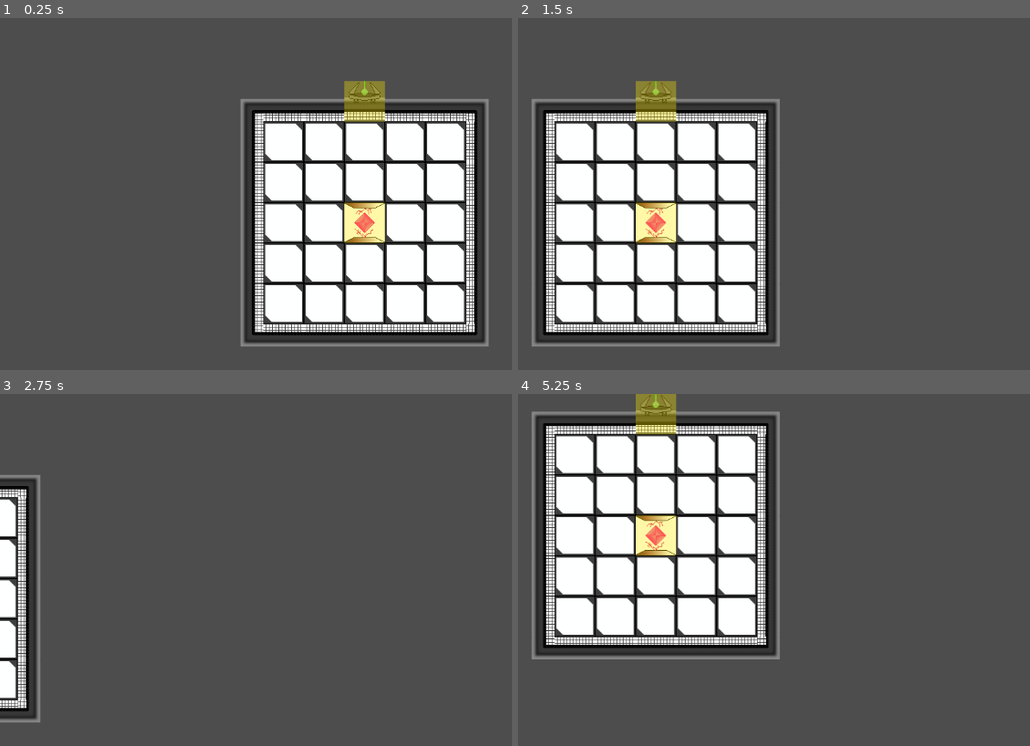
Above: before the commit, frames 1-4 (two rows, left to right).
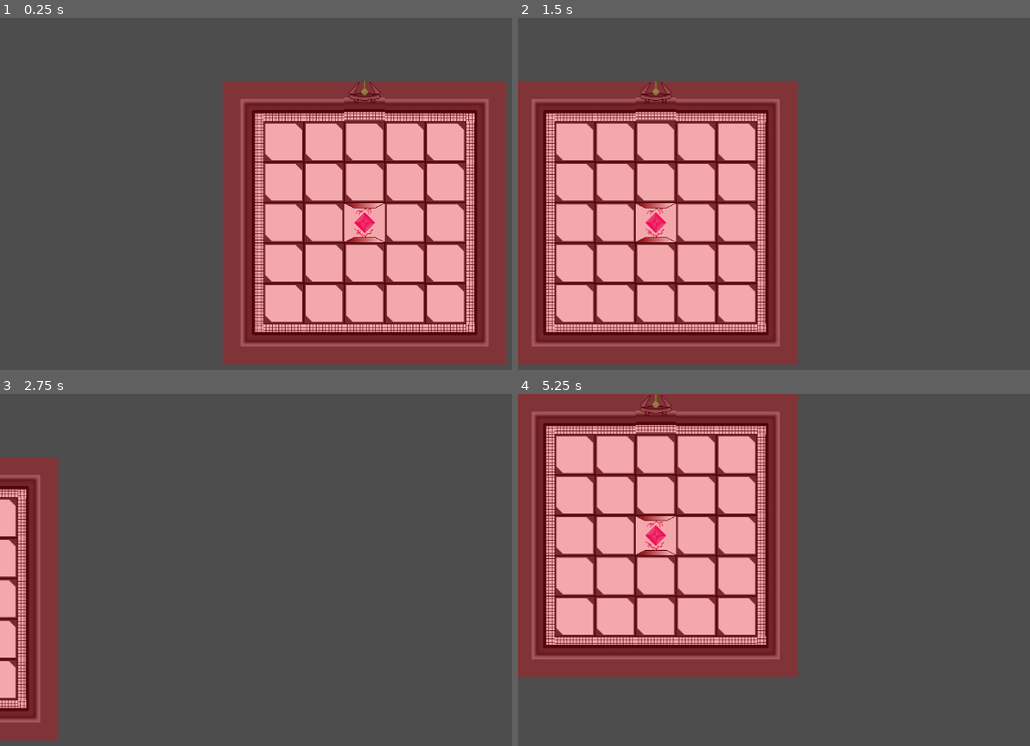
Above: after the commit, the same moments.

Repository: ssustrich/SpaceColonyStarter
Game: Godot game, scene res://art/tiles/main.tscn
Two runs of this game, one before a commit and one after it. Both use one fixed random seed, a clock stepped at 60 frames per second and the inputs below. The engine's default icon, where the game draws it, is replaced by a stand-in: a white triangle on a blue panel in a dark square.
Inputs (mouse positions are in pixels of both pictures, inside the frame that each line leads up to):
- Up to frame 1 (0.25 s): no input
- Up to frame 2 (1.5 s): tap Enter at 0.5 s; move the mouse to (outside the picture) at 0.52 s; hold Right (ui_right) 0.53-1.25 s; hold B (toggle_build) 0.53-1.25 s; click (outside the picture) at 0.67 s; drag from (738, 243) to (845, 303) at 1.27 s
- Up to frame 3 (2.75 s): tap Space at 2 s; move the mouse to (435, 510) at 2.02 s; hold Right (ui_right) from 2.03 s (still down); hold H (toggle_hull_expand) from 2.03 s (still down)
- Up to frame 4 (5.25 s): release Right (ui_right) at 2.75 s; release H (toggle_hull_expand) at 2.75 s; drag from (845, 679) to (661, 538) at 2.77 s; tap Enter at 3.5 s; move the mouse to (outside the picture) at 3.52 s; hold Left (ui_left) 3.53-4.25 s; hold D (toggle_drill_place) 3.53-4.25 s; drag from (661, 538) to (774, 496) at 4.27 s; tap Space at 5 s; move the mouse to (917, 598) at 5.02 s; hold Down (ui_down) from 5.03 s (still down); hold B (toggle_build) from 5.03 s (still down); click (917, 598) at 5.17 s

The runs differ from the first frame. In frame 1, 45% of the frame differs, in the area x 43-99%, y 17-99%; in frame 2, 44%; in frame 3, 9.2%; in frame 4, 44%.
Error in both runs: Invalid type in function '_set_layer_cell' in base 'Node (GlobalUtils.gd)'. Cannot convert argument 4 from Array to Vector2i. (res://scripts/managers/construct…

Commit message:
Ensure starter modules register with resource manager

Diff:
--- a/scripts/managers/construction_manager.gd
+++ b/scripts/managers/construction_manager.gd
@@ -100,21 +100,21 @@
 			existing_index = i
 			break
 
-		var new_module = {
-				"type": type,
-				"pos": tile_pos,
-				"layer": data.layer
-		}
+	var new_module = {
+		"type": type,
+		"pos": tile_pos,
+		"layer": data.layer
+	}
 
-		if existing_index != -1:
-				main.built_modules[existing_index] = new_module
-		else:
-				main.built_modules.append(new_module)
+	if existing_index != -1:
+		main.built_modules[existing_index] = new_module
+	else:
+		main.built_modules.append(new_module)
 
-		if main.zone_manager:
-				var category = main.zone_manager.get_module_category(type)
-				var default_zone = main.zone_manager.get_default_zone_for_category(category)
-				main.zone_manager.ensure_zone(tile_pos, default_zone)
+	if main.zone_manager:
+		var category = main.zone_manager.get_module_category(type)
+		var default_zone = main.zone_manager.get_default_zone_for_category(category)
+		main.zone_manager.ensure_zone(tile_pos, default_zone)
 
 func finalize_construction(blueprint_type: String, tile_pos: Vector2i):
 		var module_to_build = blueprint_type.trim_prefix("build_")
